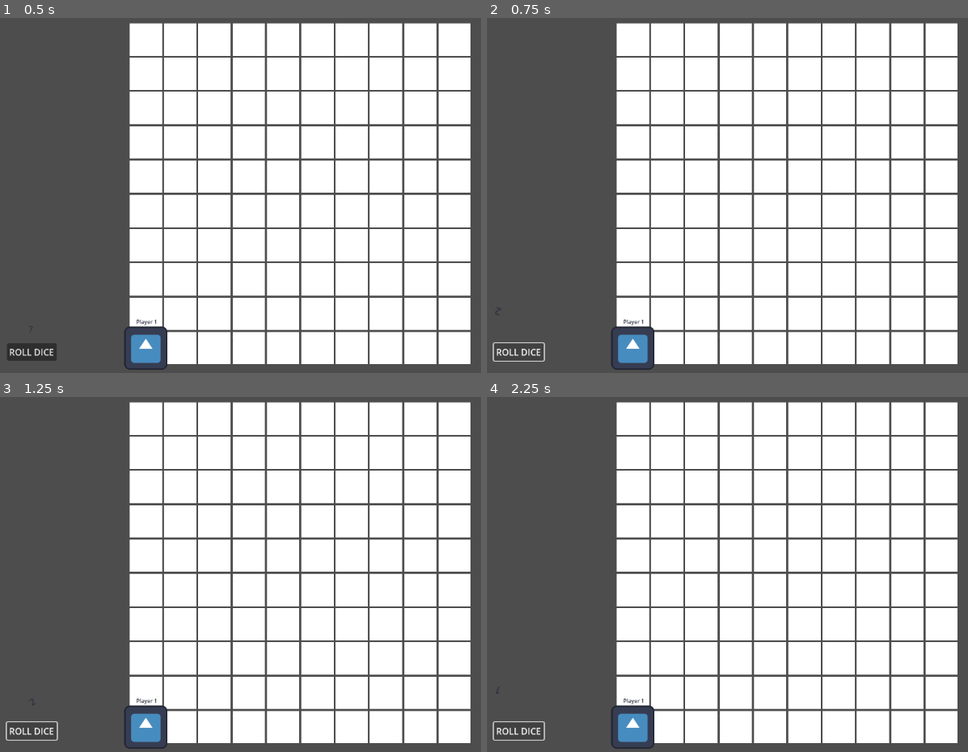
Above: before the commit, frames 1-4 (two rows, left to right).
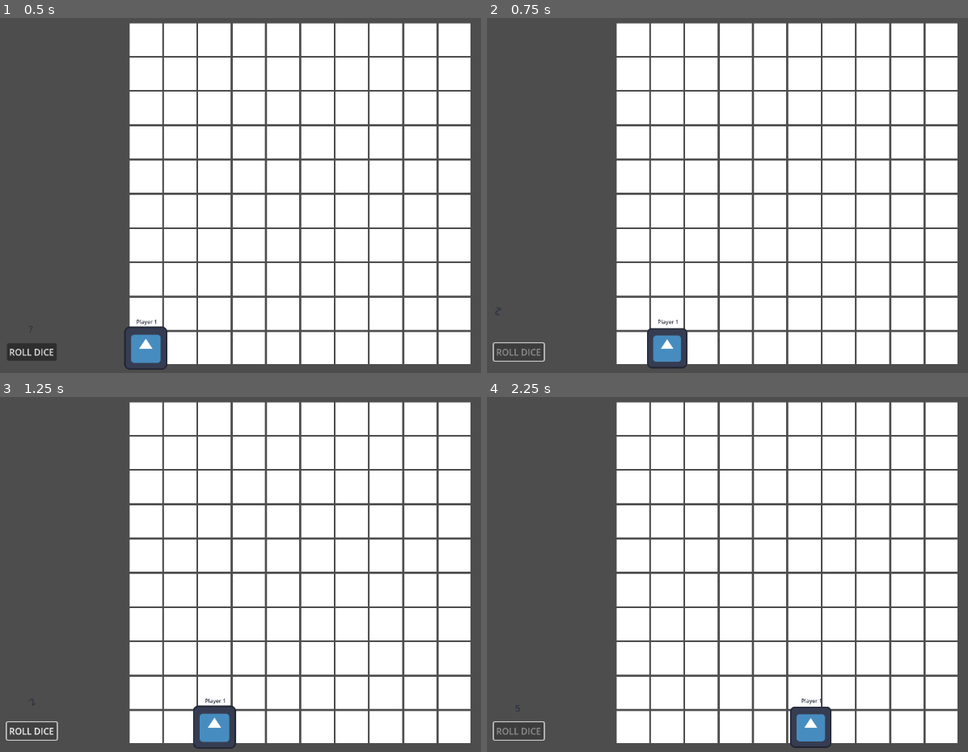
Above: after the commit, the same moments.

Repository: aloukikdas/serpents-ascension
Game: Godot game, scene res://Scenes/Main/Main.tscn
The game is run twice, just before and just after one commit, with the same random seed, the same clock (stepped at 60 frames per second) and the same inputs. The engine's default icon, where the game draws it, is replaced by a stand-in: a white triangle on a blue panel in a dark square.
Inputs (mouse positions are in pixels of both pictures, inside the frame that each line leads up to):
- Up to frame 1 (0.5 s): no input
- Up to frame 2 (0.75 s): click "ROLL DICE" at 0.5 s
- Up to frame 3 (1.25 s): no input
- Up to frame 4 (2.25 s): click "ROLL DICE" at 1.25 s; click (520, 730) at 2 s, where only the run before the commit has a clickable "ROLL DICE"

Frame 1 is identical in both runs. In frame 2, 1.6% of the frame differs, in the area x 2-42%, y 84-100%; in frame 3, 1.8%; in frame 4, 1.9%, in the area x 1-72%, y 81-100%.

Commit message:
implement modular tile-by-tile movement system with state machine and event-driven architecture

Diff:
--- a/Scenes/Dice/Dice.tscn
+++ b/Scenes/Dice/Dice.tscn
@@ -1,6 +1,33 @@
 [gd_scene load_steps=5 format=3 uid="uid://blo08ndvh03qm"]
 
 [ext_resource type="Script" uid="uid://bhforeimivg0j" path="res://Scripts/Dice/Dice.gd" id="1_dauee"]
+
+[sub_resource type="Animation" id="Animation_p3fax"]
+length = 0.001
+tracks/0/type = "value"
+tracks/0/imported = false
+tracks/0/enabled = true
+tracks/0/path = NodePath(".:rotation")
+tracks/0/interp = 1
+tracks/0/loop_wrap = true
+tracks/0/keys = {
+"times": PackedFloat32Array(0),
+"transitions": PackedFloat32Array(1),
+"update": 0,
+"values": [0.0]
+}
+tracks/1/type = "value"
+tracks/1/imported = false
+tracks/1/enabled = true
+tracks/1/path = NodePath(".:scale")
+tracks/1/interp = 1
+tracks/1/loop_wrap = true
+tracks/1/keys = {
+"times": PackedFloat32Array(0),
+"transitions": PackedFloat32Array(1),
+"update": 0,
+"values": [Vector2(1, 1)]
+}
 
 [sub_resource type="Animation" id="Animation_dauee"]
 resource_name = "roll"
@@ -28,33 +55,6 @@
 "transitions": PackedFloat32Array(1, 1, 1, 1),
 "update": 0,
 "values": [Vector2(1, 1), Vector2(1.2, 1.2), Vector2(0.9, 0.9), Vector2(1, 1)]
-}
-
-[sub_resource type="Animation" id="Animation_p3fax"]
-length = 0.001
-tracks/0/type = "value"
-tracks/0/imported = false
-tracks/0/enabled = true
-tracks/0/path = NodePath(".:rotation")
-tracks/0/interp = 1
-tracks/0/loop_wrap = true
-tracks/0/keys = {
-"times": PackedFloat32Array(0),
-"transitions": PackedFloat32Array(1),
-"update": 0,
-"values": [0.0]
-}
-tracks/1/type = "value"
-tracks/1/imported = false
-tracks/1/enabled = true
-tracks/1/path = NodePath(".:scale")
-tracks/1/interp = 1
-tracks/1/loop_wrap = true
-tracks/1/keys = {
-"times": PackedFloat32Array(0),
-"transitions": PackedFloat32Array(1),
-"update": 0,
-"values": [Vector2(1, 1)]
 }
 
 [sub_resource type="AnimationLibrary" id="AnimationLibrary_53oi2"]
@@ -85,3 +85,4 @@
 [node name="RollParticles" type="GPUParticles2D" parent="."]
 
 [node name="AudioPlayer" type="AudioStreamPlayer2D" parent="."]
+volume_db = 24.0
--- a/Scenes/Player/Player.tscn
+++ b/Scenes/Player/Player.tscn
@@ -1,7 +1,8 @@
-[gd_scene load_steps=3 format=3 uid="uid://c4332g6umuoac"]
+[gd_scene load_steps=4 format=3 uid="uid://c4332g6umuoac"]
 
 [ext_resource type="Script" uid="uid://dcm12124hmdd3" path="res://Scripts/Player/Player.gd" id="1_ft8w5"]
 [ext_resource type="Texture2D" uid="uid://h51gmkjrvcoj" path="res://icon.svg" id="1_s0eop"]
+[ext_resource type="AudioStream" uid="uid://d2d48k2igoj05" path="res://Assets/Audio/SFX/switch3.ogg" id="3_h54ih"]
 
 [node name="Player" type="Node2D"]
 script = ExtResource("1_ft8w5")
@@ -28,3 +29,7 @@
 [node name="StateLabel" type="Label" parent="."]
 offset_right = 40.0
 offset_bottom = 23.0
+
+[node name="FootStepAudio" type="AudioStreamPlayer" parent="."]
+stream = ExtResource("3_h54ih")
+volume_db = 11.415
--- a/Scripts/Board/Tile.gd
+++ b/Scripts/Board/Tile.gd
@@ -15,3 +15,7 @@
 	tile_id = id
 	board_position = grid_position
 	tile_number.text = str(id)
+
+# Called by the MovementController when a player lands here
+func on_player_enter(player: Player) -> void:
+	pass
--- a/Scripts/Player/Player.gd
+++ b/Scripts/Player/Player.gd
@@ -4,8 +4,10 @@
 # --------------------------------------------------
 # Signals
 # --------------------------------------------------
-signal tile_changed(new_tile: int)
-signal movement_finished
+signal movement_started
+signal tile_entered(tile_id: int)
+signal tile_left(tile_id: int)
+signal movement_finished(final_tile: int)
 signal state_changed(new_state: PlayerState)
 
 # --------------------------------------------------
@@ -13,10 +15,11 @@
 # --------------------------------------------------
 enum PlayerState {
 	IDLE,
-	WAITING,
+	ROLLING,
 	MOVING,
-	ANIMATING,
-	WINNER
+	SNAKE,
+	LADDER,
+	WINNING
 }
 
 var state: PlayerState = PlayerState.IDLE
@@ -29,14 +32,18 @@
 @export var is_ai: bool = false
 
 # --------------------------------------------------
-# Gameplay
+# Gameplay & Statistics
 # --------------------------------------------------
 var current_tile: int = 1
 var previous_tile: int = 1
-var total_rolls: int = 0
-var snakes_hit: int = 0
-var ladders_climbed: int = 0
-var wins: int = 0
+
+var statistics: Dictionary = {
+	"tiles_walked": 0,
+	"snakes_hit": 0,
+	"ladders_used": 0,
+	"games_played": 0,
+	"highest_roll": 0
+}
 
 # --------------------------------------------------
 # References
@@ -47,6 +54,7 @@
 @onready var spawn_particles: GPUParticles2D = $SpawnParticles
 @onready var name_label: Label = $NameLabel
 @onready var state_label: Label = $StateLabel
+@onready var footstep_audio: AudioStreamPlayer = $FootStepAudio
 
 # --------------------------------------------------
 # Engine
@@ -63,6 +71,9 @@
 	player_name = p_name
 	is_ai = ai
 	name_label.text = player_name
+
+func move_steps(steps: int) -> void:
+	MovementController.move_player(self, steps)
 
 func move_to_tile(tile_id: int) -> void:
 	pass
--- /dev/null
+++ b/Scripts/Systems/MovementController.gd
@@ -0,0 +1,59 @@
+extends Node
+
+func move_player(player: Player, steps: int) -> void:
+	# Prevent multiple movement calls if already moving
+	if player.state == player.PlayerState.MOVING:
+		return
+
+	player.state = player.PlayerState.MOVING
+	player.movement_started.emit()
+
+	# Get board reference safely
+	var board = get_tree().current_scene.get_node_or_null("Board")
+	if not board:
+		push_error("MovementController: Board not found!")
+		player.state = player.PlayerState.IDLE
+		return
+
+	for i in range(steps):
+		var next_tile_id = player.current_tile + 1
+
+		# Prevent moving past the final tile (100)
+		if next_tile_id > 100:
+			break
+
+		var next_tile = board.get_tile(next_tile_id)
+		if not next_tile:
+			break
+
+		player.tile_left.emit(player.current_tile)
+
+		# Create the Tween for smooth movement
+		var tween = create_tween()
+
+		# Move the player's global position
+		tween.tween_property(player, "global_position", next_tile.piece_anchor.global_position, 0.18)
+
+		# Apply the exact 3-step squash and stretch animation
+		tween.parallel().tween_property(player.character, "scale", Vector2(0.93, 0.93), 0.06)
+		tween.chain().tween_property(player.character, "scale", Vector2(1.02, 1.02), 0.06)
+		tween.chain().tween_property(player.character, "scale", Vector2(1.0, 1.0), 0.06)
+
+		# Wait for this single step to finish before continuing the loop
+		await tween.finished
+
+		# Play the footstep audio if the node exists
+		if player.footstep_audio:
+			player.footstep_audio.play()
+
+		# Update player data and statistics
+		player.current_tile = next_tile_id
+		player.statistics["tiles_walked"] += 1
+		player.tile_entered.emit(next_tile_id)
+
+		# Trigger any events on the tile (like future Snakes or Ladders)
+		next_tile.on_player_enter(player)
+
+	# Finish movement
+	player.state = player.PlayerState.IDLE
+	player.movement_finished.emit(player.current_tile)
--- a/Scripts/UI/HUD.gd
+++ b/Scripts/UI/HUD.gd
@@ -7,7 +7,27 @@
 	DiceManager.roll_finished.connect(_on_roll_finished)
 
 func _on_roll_pressed() -> void:
+	roll_button.disabled = true
 	DiceManager.roll()
 
 func _on_roll_finished(value: int) -> void:
 	print("Player rolled ", value)
+
+	var player = PlayerManager.get_current_player()
+	if player:
+		# We dynamically connect the signal here, ensuring the player exists!
+		if not player.movement_finished.is_connected(_on_movement_finished):
+			player.movement_finished.connect(_on_movement_finished)
+
+		if value > player.statistics["highest_roll"]:
+			player.statistics["highest_roll"] = value
+
+		# Trigger the movement!
+		player.move_steps(value)
+	else:
+		# Safety fallback: re-enable button if no player is found
+		roll_button.disabled = false
+
+func _on_movement_finished(final_tile: int) -> void:
+	# Re-enable the button once the player has stopped moving
+	roll_button.disabled = false
--- a/project.godot
+++ b/project.godot
@@ -29,3 +29,4 @@
 TurnManager="*res://Scripts/Managers/TurnManager.gd"
 UiManager="*res://Scripts/Managers/UIManager.gd"
 ReplayManager="*res://Scripts/Managers/ReplayManager.gd"
+MovementController="*res://Scripts/Systems/MovementController.gd"
Not shown, added: Scripts/Systems/MovementController.gd.uid
